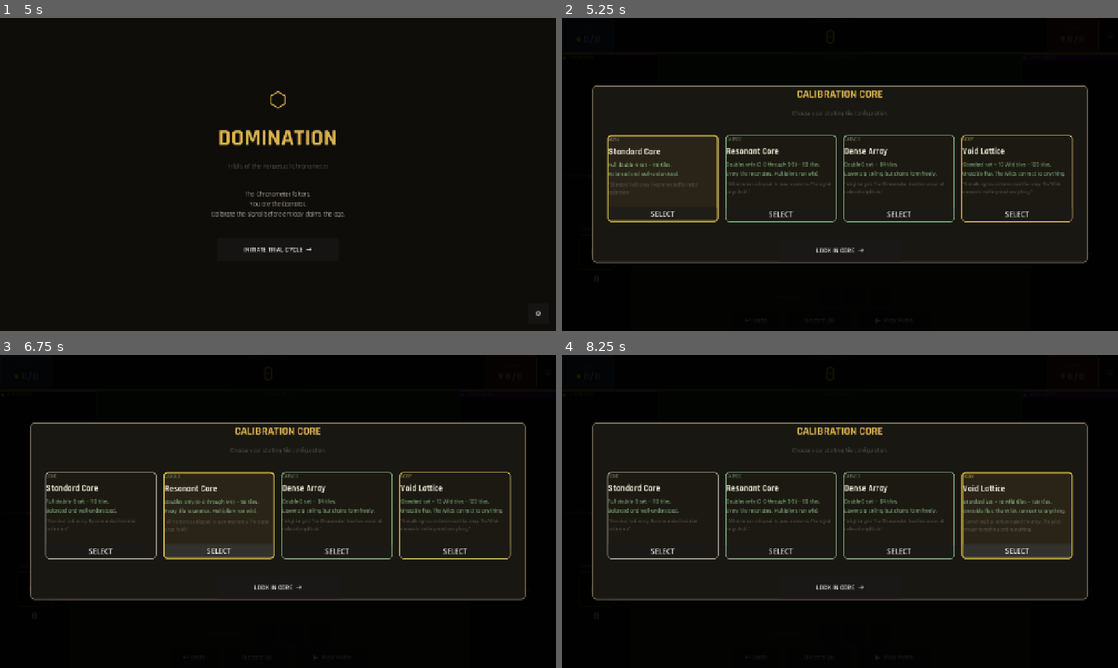
Above: before the commit, frames 1-4 (two rows, left to right).
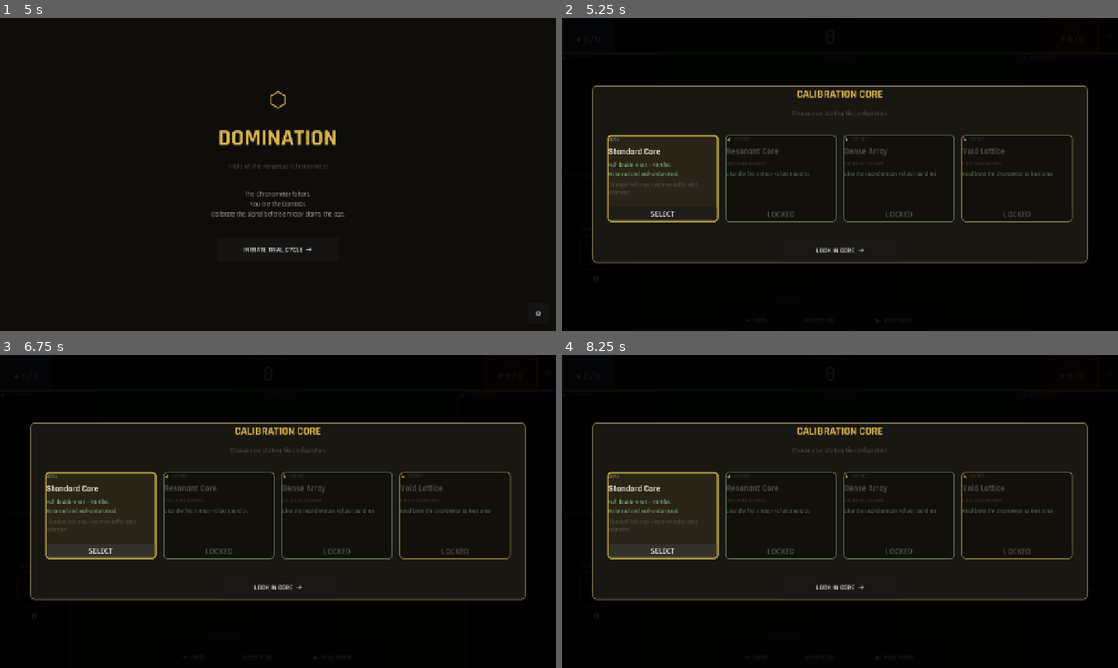
Above: after the commit, the same moments.

Repository: miguelgdoval/domination-godot
Game: Godot game, scene res://scenes/splash.tscn
Two runs of this game, one before a commit and one after it. Both use one fixed random seed, a clock stepped at 60 frames per second and the inputs below.
Inputs (mouse positions are in pixels of both pictures, inside the frame that each line leads up to):
- Up to frame 1 (5 s): tap Enter at 0.5, 0.6 s; move the mouse to (400, 158) at 0.52 s; hold D 0.53-1.25 s; click (400, 158) at 0.67 s; tap Space at 0.77 s; click "▶ Play Pulse" at 1.25 s; click "▶ Play Pulse" at 2 s; click "⚙" at 2.75 s; click "↩ Undo" at 3.5 s; click "Discard (0)" at 4.25 s
- Up to frame 2 (5.25 s): click "INITIATE TRIAL CYCLE →" at 5 s
- Up to frame 3 (6.75 s): click "SELECT" at 5.75 s; click "SELECT" at 6.5 s
- Up to frame 4 (8.25 s): click "SELECT" at 7.25 s; click "SELECT" at 8 s

Frame 1 is identical in both runs. In frame 2, 2.5% of the frame differs, in the area x 29-92%, y 37-66%; in frame 3, 5.2%; in frame 4, 5.2%, in the area x 8-92%, y 37-66%.

Commit message:
Achievement-gated unlocks for cores and protocols
Meta-progression: only the Standard Core and Equilibrium Protocol are
available from the very first run. The other six unlock as the player
makes progress across runs (tracked via SaveManager.lifetime_stats).
Gives runs a long-term purpose beyond "win or die".

Unlock gates
------------
- Core 1 (Resonant)    : clear the first Entropy Failure (round 5).
- Core 2 (Dense Array) : clear the second Entropy Failure (round 10).
- Core 3 (Void Lattice): recalibrate the Chronometer at least once.
- Protocol 1 (Compression): clear the first Entropy Failure.
- Protocol 2 (Overload)   : clear the second Entropy Failure.
- Protocol 3 (Cascade)    : recalibrate at least once.

Implementation
--------------
- New Constants.CORE_UNLOCKS / PROTOCOL_UNLOCKS arrays plus
  Constants.unlock_met / is_core_unlocked / is_protocol_unlocked
  helpers that consume SaveManager.get_lifetime_stats().
- _build_selection_card now takes `unlocked: bool` + `unlock_label`
  params. Locked cards render dimmer with a muted border, "🔒 LOCKED"
  rarity badge, an UNLOCK REQUIREMENT block instead of the description,
  and a disabled SELECT button. Locked cards can't be picked even by
  accident.
- _build_selection_overlay pulls lifetime stats once and decides each
  card's locked state — works for both core and protocol overlays.

Run-end recap surfaces new unlocks
----------------------------------
- _show_run_end snapshots lifetime stats *before* accumulating the
  finished run, then calls a new _detect_new_unlocks() helper which
  compares the before/after to find cores/protocols that just crossed
  their gates.
- Any newly-unlocked items appear as a "🔓 NEW UNLOCKS" section in the
  run-end stats block, so the player immediately sees what's available
  for their next run.

Co-Authored-By: Claude Opus 4.7 <noreply@anthropic.com>

Diff:
--- a/scenes/main.gd
+++ b/scenes/main.gd
@@ -1386,6 +1386,9 @@
 		GameState.total_chronos,
 		GameState.modules.size()
 	)
+	# Snapshot lifetime stats *before* accumulating this run's stats so we
+	# can detect cores/protocols that just unlocked.
+	var lt_before: Dictionary = SaveManager.get_lifetime_stats()
 	# Lifetime stats — accumulated across every run, win or loss. Powers
 	# the Run Stats block below (and any future achievement system).
 	SaveManager.accumulate_run_stats({
@@ -1398,6 +1401,8 @@
 		"round_reached":  GameState.round_index,
 		"module_ids":     GameState.modules.map(func(m): return m.id),
 	})
+	var lt_after: Dictionary = SaveManager.get_lifetime_stats()
+	var new_unlocks: Array = _detect_new_unlocks(lt_before, lt_after)
 	SaveManager.clear_run()
 	# Music cue
 	AudioManager.play_music("menu_theme")
@@ -1467,6 +1472,13 @@
 	stat_lines.append(["Longest chain", "%d tiles  (%s)" % [lt["longest_chain"], lt_best_tier]])
 	stat_lines.append(["Furthest round", "%d" % lt["best_round"]])
 
+	# Newly-unlocked cores / protocols this run — surface them prominently
+	# so the player knows their next run has new options.
+	if not new_unlocks.is_empty():
+		stat_lines.append(["─── 🔓 NEW UNLOCKS ───", ""])
+		for u in new_unlocks:
+			stat_lines.append([u["kind"], u["name"]])
+
 	var stat_labels: Array = []
 	for pair in stat_lines:
 		var row := HBoxContainer.new()
@@ -1823,6 +1835,23 @@
 
 ## Build a preview Chain from the current selection (in click order).
 ## Stops at the first tile that fails to connect — partial chains are valid previews.
+## Compare lifetime stats before/after accumulating this run's data and
+## return a list of cores/protocols that just crossed their unlock gates.
+## Each entry: { "kind": "Core" | "Protocol", "name": "<display name>" }.
+func _detect_new_unlocks(before: Dictionary, after: Dictionary) -> Array:
+	var unlocks: Array = []
+	for i in range(Constants.CORE_UNLOCKS.size()):
+		var was: bool = Constants.is_core_unlocked(i, before)
+		var now: bool = Constants.is_core_unlocked(i, after)
+		if not was and now:
+			unlocks.append({"kind": "Core", "name": Constants.CORE_NAMES[i]})
+	for i in range(Constants.PROTOCOL_UNLOCKS.size()):
+		var was: bool = Constants.is_protocol_unlocked(i, before)
+		var now: bool = Constants.is_protocol_unlocked(i, after)
+		if not was and now:
+			unlocks.append({"kind": "Protocol", "name": Constants.PROTOCOL_NAMES[i]})
+	return unlocks
+
 ## Display name for a module archetype. GENERIC returns "" so it doesn't
 ## clutter the shop card with a redundant tag (FLAT_MULT etc. fit anything).
 func _archetype_label(a: int) -> String:
@@ -3831,10 +3860,26 @@
 	cards_row.alignment = BoxContainer.ALIGNMENT_CENTER
 	vbox.add_child(cards_row)
 
+	# Pull lifetime stats once and pass each card the right unlock gate so
+	# locked entries render dim with a requirement hint instead of being
+	# selectable.
+	var lifetime: Dictionary = SaveManager.get_lifetime_stats()
+	var is_core: bool = title_text.begins_with("CALIBRATION")
 	out_cards.clear()
 	for i in range(count):
+		var unlocked: bool = true
+		var unlock_label: String = ""
+		if is_core:
+			unlocked = Constants.is_core_unlocked(i, lifetime)
+			if not unlocked:
+				unlock_label = Constants.CORE_UNLOCKS[i].get("label", "Locked.")
+		else:
+			unlocked = Constants.is_protocol_unlocked(i, lifetime)
+			if not unlocked:
+				unlock_label = Constants.PROTOCOL_UNLOCKS[i].get("label", "Locked.")
 		var card := _build_selection_card(
-			i, names[i], rarities[i], descs[i], lores[i], card_callback)
+			i, names[i], rarities[i], descs[i], lores[i], card_callback,
+			unlocked, unlock_label)
 		cards_row.add_child(card)
 		out_cards.append(card)
 
@@ -3854,49 +3899,74 @@
 		rarity: int,
 		desc: String,
 		lore: String,
-		callback: Callable) -> PanelContainer:
+		callback: Callable,
+		unlocked: bool = true,
+		unlock_label: String = "") -> PanelContainer:
 
 	var panel := PanelContainer.new()
 	panel.custom_minimum_size = Vector2(256, 200)
 
-	# Initial style (unselected)
+	# Locked cards are dimmer (less saturation) and use a muted border.
 	var style := StyleBoxFlat.new()
-	style.bg_color     = Color(0.11, 0.10, 0.07)
-	style.border_color = C_RARITY[rarity]
+	if unlocked:
+		style.bg_color     = Color(0.11, 0.10, 0.07)
+		style.border_color = C_RARITY[rarity]
+	else:
+		style.bg_color     = Color(0.06, 0.05, 0.04)
+		style.border_color = Color(0.32, 0.28, 0.20)
 	style.set_border_width_all(2)
 	style.set_corner_radius_all(8)
 	panel.add_theme_stylebox_override("panel", style)
+	if not unlocked:
+		panel.modulate = Color(0.65, 0.65, 0.65)
 
 	var vbox := VBoxContainer.new()
 	vbox.add_theme_constant_override("separation", 8)
 	panel.add_child(vbox)
 
-	# Rarity badge
-	vbox.add_child(_make_label(Constants.RARITY_NAMES[rarity].to_upper(), C_RARITY[rarity], 11))
+	# Rarity badge — supplemented by 🔒 LOCKED for gated cards.
+	if unlocked:
+		vbox.add_child(_make_label(Constants.RARITY_NAMES[rarity].to_upper(),
+			C_RARITY[rarity], 11))
+	else:
+		vbox.add_child(_make_label("🔒  LOCKED", C_DIM, 11))
 
 	# Name
-	vbox.add_child(_make_label(card_name, C_TEXT, 20))
-
-	# Description (may be multiline)
-	var desc_lbl := _make_label(desc, C_PREVIEW, 13)
-	desc_lbl.autowrap_mode = TextServer.AUTOWRAP_WORD_SMART
-	desc_lbl.custom_minimum_size = Vector2(236, 0)
-	vbox.add_child(desc_lbl)
-
-	# Lore
-	var lore_lbl := _make_label(lore, C_DIM, 11)
-	lore_lbl.autowrap_mode = TextServer.AUTOWRAP_WORD_SMART
-	lore_lbl.custom_minimum_size = Vector2(236, 0)
-	vbox.add_child(lore_lbl)
+	vbox.add_child(_make_label(card_name, C_TEXT if unlocked else C_DIM, 20))
+
+	# Description (may be multiline) — replaced with the unlock requirement
+	# if the card is locked, so the player learns *how* to unlock it.
+	if unlocked:
+		var desc_lbl := _make_label(desc, C_PREVIEW, 13)
+		desc_lbl.autowrap_mode = TextServer.AUTOWRAP_WORD_SMART
+		desc_lbl.custom_minimum_size = Vector2(236, 0)
+		vbox.add_child(desc_lbl)
+
+		# Lore
+		var lore_lbl := _make_label(lore, C_DIM, 11)
+		lore_lbl.autowrap_mode = TextServer.AUTOWRAP_WORD_SMART
+		lore_lbl.custom_minimum_size = Vector2(236, 0)
+		vbox.add_child(lore_lbl)
+	else:
+		var req_header := _make_label("UNLOCK REQUIREMENT", C_DIM, 10)
+		vbox.add_child(req_header)
+		var req_lbl := _make_label(unlock_label, C_PREVIEW, 12)
+		req_lbl.autowrap_mode = TextServer.AUTOWRAP_WORD_SMART
+		req_lbl.custom_minimum_size = Vector2(236, 0)
+		vbox.add_child(req_lbl)
 
 	var spacer := Control.new()
 	spacer.size_flags_vertical = Control.SIZE_EXPAND_FILL
 	vbox.add_child(spacer)
 
-	# SELECT button
+	# SELECT button — disabled and relabelled if locked.
 	var btn := Button.new()
-	btn.text = "SELECT"
-	btn.pressed.connect(callback.bind(index))
+	if unlocked:
+		btn.text = "SELECT"
+		btn.pressed.connect(callback.bind(index))
+	else:
+		btn.text = "LOCKED"
+		btn.disabled = true
 	vbox.add_child(btn)
 
 	return panel
--- a/scripts/constants.gd
+++ b/scripts/constants.gd
@@ -28,6 +28,19 @@
 ## Void Lattice: wilds help chaining but don't score → slight reduction.
 const CORE_TARGET_SCALE: Array[int] = [100, 160, 65, 90]
 
+## Unlock gates per core. Index 0 is the starter — always unlocked, the
+## description is just for completeness. The other entries say what the
+## player must accomplish (across any prior run) to unlock the core.
+##
+## Format: { "type": "best_round" | "wins", "value": int, "label": String }
+## Checked against SaveManager.get_lifetime_stats() at the start screen.
+const CORE_UNLOCKS: Array[Dictionary] = [
+	{ "type": "always", "value": 0,  "label": "Available from the first run." },
+	{ "type": "best_round", "value": 5,  "label": "Clear the first Entropy Failure (round 5)." },
+	{ "type": "best_round", "value": 10, "label": "Clear the second Entropy Failure (round 10)." },
+	{ "type": "wins",       "value": 1,  "label": "Recalibrate the Chronometer at least once." },
+]
+
 # ---------------------------------------------------------------------------
 # Etapa visual themes  (index 0-3, one per etapa)
 # ---------------------------------------------------------------------------
@@ -89,6 +102,35 @@
 const PROTOCOL_HANDS:         Array[int] = [4, 4, 5, 6]
 const PROTOCOL_DISCARDS:      Array[int] = [2, 4, 1, 0]
 const PROTOCOL_BONUS_MONEDAS: Array[int] = [0, 0, 0, 5]
+
+## Unlock gates per protocol. Same format as CORE_UNLOCKS.
+const PROTOCOL_UNLOCKS: Array[Dictionary] = [
+	{ "type": "always", "value": 0,  "label": "Available from the first run." },
+	{ "type": "best_round", "value": 5,  "label": "Clear the first Entropy Failure (round 5)." },
+	{ "type": "best_round", "value": 10, "label": "Clear the second Entropy Failure (round 10)." },
+	{ "type": "wins",       "value": 1,  "label": "Recalibrate the Chronometer at least once." },
+]
+
+## Returns true if the unlock requirement in `gate` is met by the given
+## lifetime-stats dict (from SaveManager.get_lifetime_stats()). The
+## "always" type is the starter gate (everyone has it).
+static func unlock_met(gate: Dictionary, lifetime: Dictionary) -> bool:
+	match gate.get("type", "always"):
+		"always":     return true
+		"best_round": return int(lifetime.get("best_round", 0)) >= int(gate["value"])
+		"wins":       return int(lifetime.get("wins",       0)) >= int(gate["value"])
+		_: return true
+
+## Convenience wrapper: is core index `i` currently unlocked?
+static func is_core_unlocked(i: int, lifetime: Dictionary) -> bool:
+	if i < 0 or i >= CORE_UNLOCKS.size():
+		return false
+	return unlock_met(CORE_UNLOCKS[i], lifetime)
+
+static func is_protocol_unlocked(i: int, lifetime: Dictionary) -> bool:
+	if i < 0 or i >= PROTOCOL_UNLOCKS.size():
+		return false
+	return unlock_met(PROTOCOL_UNLOCKS[i], lifetime)
 
 # ---------------------------------------------------------------------------
 # Rarity
